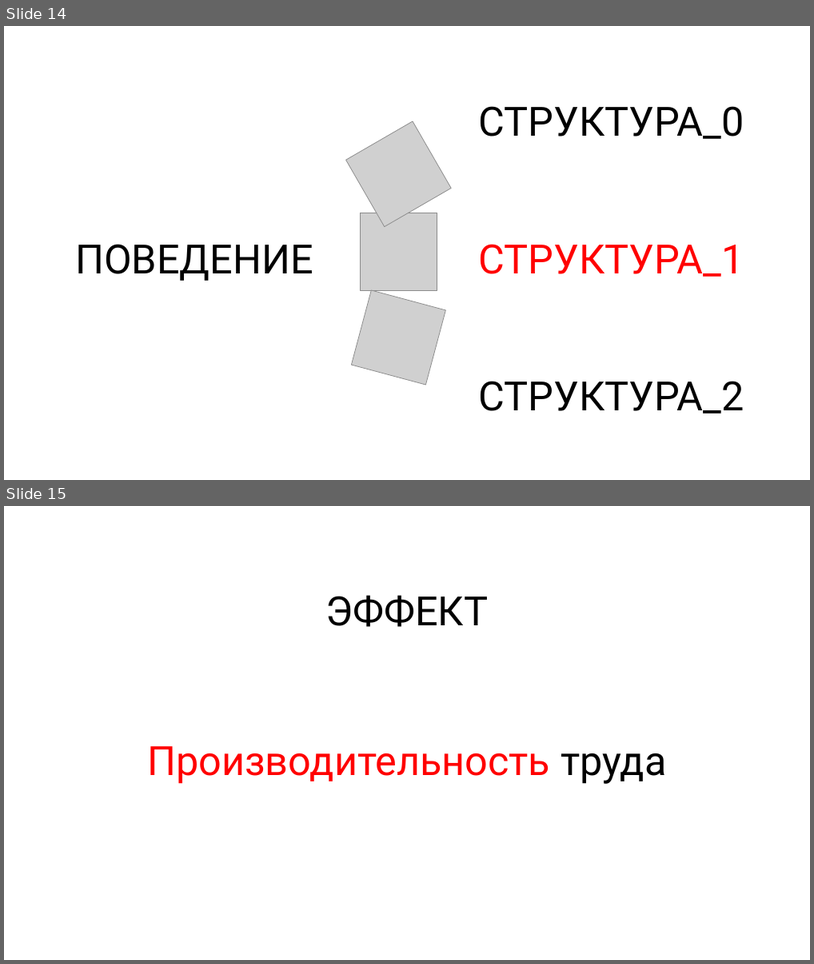
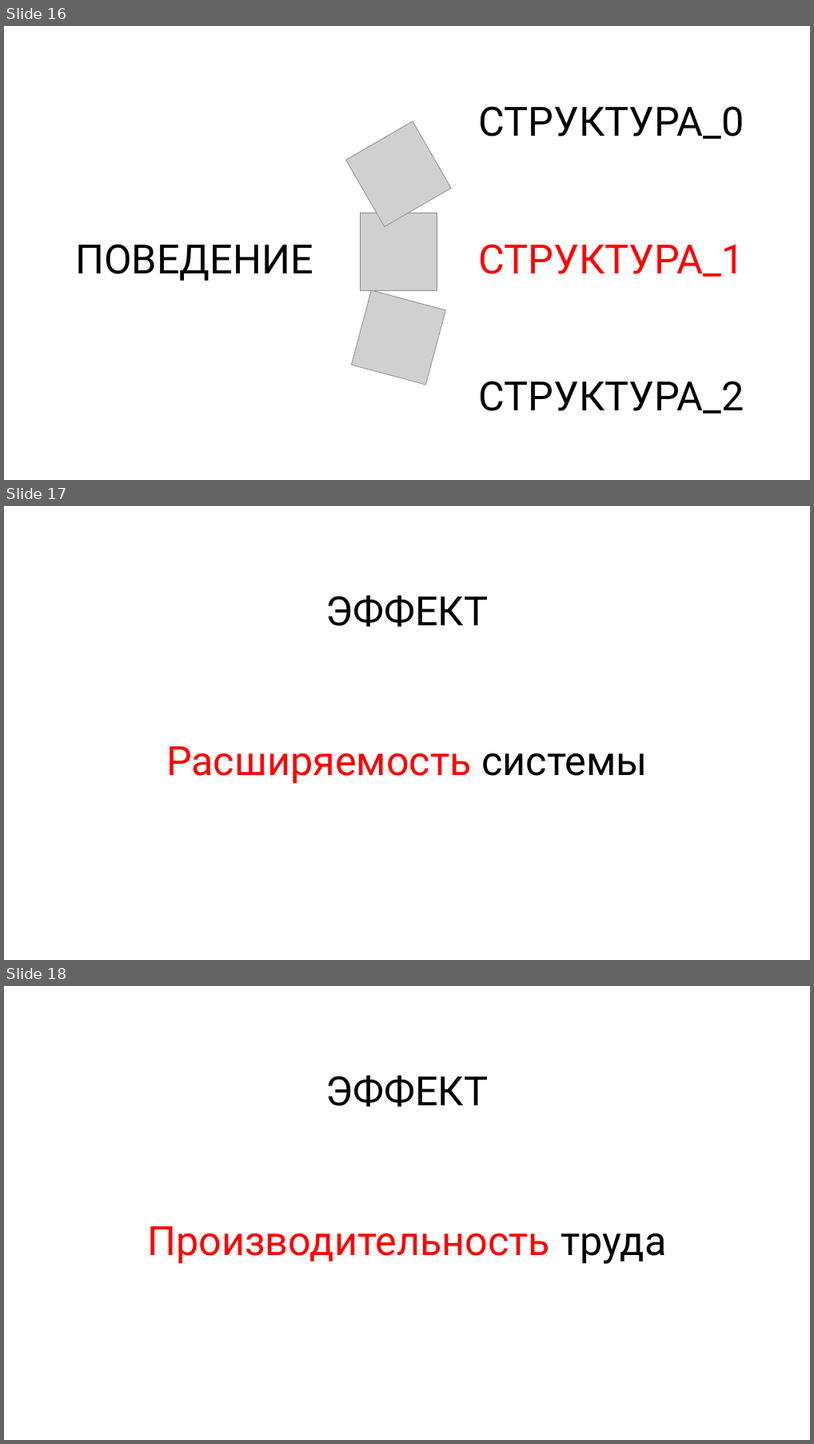
Before and after one commit to rkhaimov/brain-gym, a slide deck: Презентация.pptx. Shown one above the other, each under a label of ours: slides 14 and 15 before the commit, slides 16, 17 and 18 after it. The pictures are 814x964 and 814x1444 pixels, drawn with LibreOffice and Linux fonts; fonts in the diff are those of the drawing; grey boxes stand for pictures. Boxes give left, top, right and bottom in pixels: in the first picture for what was removed or moved away, otherwise in the second. Text is boxed around its words. In the diff, an @@ line names an element or a change of style, - is before the commit and + after.

```diff
--- a/Презентация.pptx
+++ b/Презентация.pptx
@@ slide 17 added at (4,506,810,960), background #FFFFFF @@
@@ text added at (326,595,489,627), 48 pt, text #000000 @@
+ЭФФЕКТ
@@ text added at (166,746,648,784), 48 pt, text #FF0000 @@
+Расширяемость системы
@@ what was slide 14 is now slide 16 @@
@@ what was slide 15 is now slide 18 @@
```
Also in this commit, not shown: 2 slides changed, 16 other slides added, 2 slides removed.
